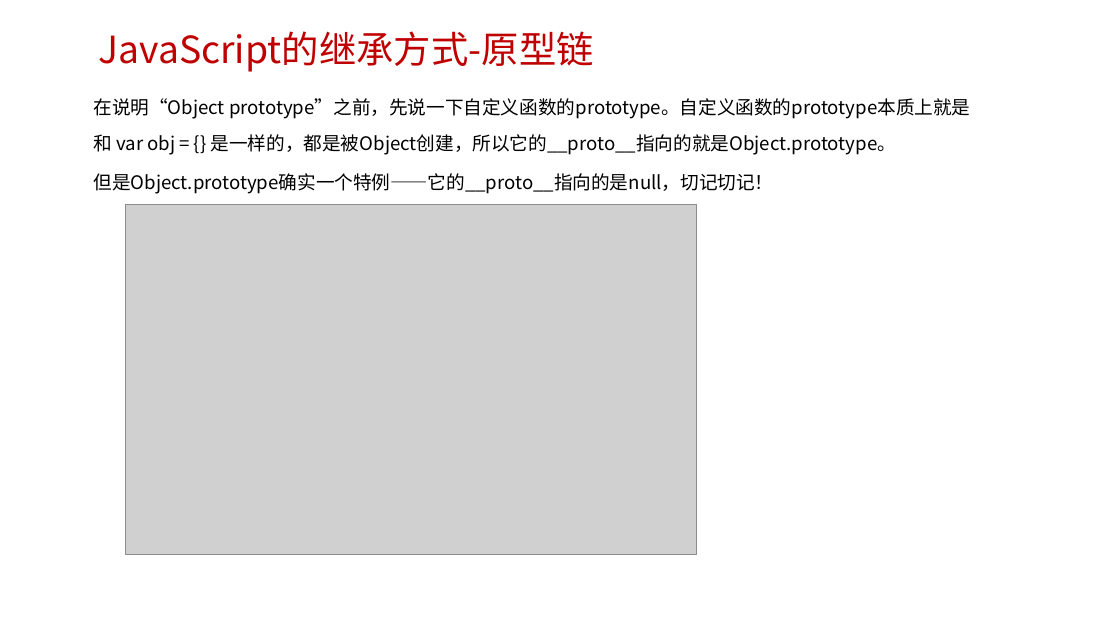
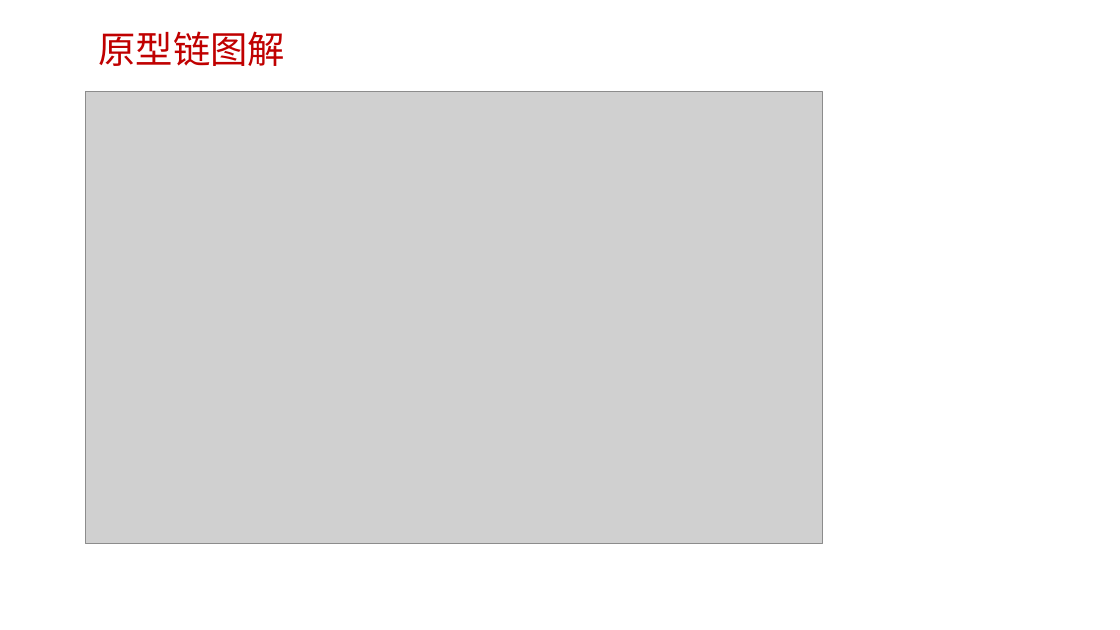
Before and after one commit to edu2act/course-javascript-advanced, a slide deck: slide 27 of 课程PPT/07.JavaScript面向对象编程 一.pptx. Drawn at 1120x630 pixels with LibreOffice and Linux fonts; fonts in the diff are those of the drawing; grey boxes stand for pictures; background and template pictures are left out. Boxes give left, top, right and bottom in pixels: in the first picture for what was removed or moved away, otherwise in the second. Text is boxed around its words. In the diff, an @@ line names an element or a change of style, - is before the commit and + after.

```diff
--- a/课程PPT/07.JavaScript面向对象编程 一.pptx
+++ b/课程PPT/07.JavaScript面向对象编程 一.pptx
@@ text at (98, 31, 285, 66): text changed @@
-JavaScript的继承方式-原型链
+原型链图解
@@ picture: place and size @@
-picture at (125, 205, 697, 555)
+picture at (85, 92, 823, 544)
@@ text removed at (93, 98, 970, 194) @@
-在说明“Object prototype”之前，先说一下自定义函数的prototype。自定义函数的prototype本质上就是和 var obj = {} 是一样的，都是被Object创建，所以它的__proto__指向的就是Object.prototype。
-但是Object.prototype确实一个特例——它的__proto__指向的是null，切记切记！
```
Also in this commit, not shown: 5 other slides changed, 3 slides added, 1 slide removed, 10 other files.
